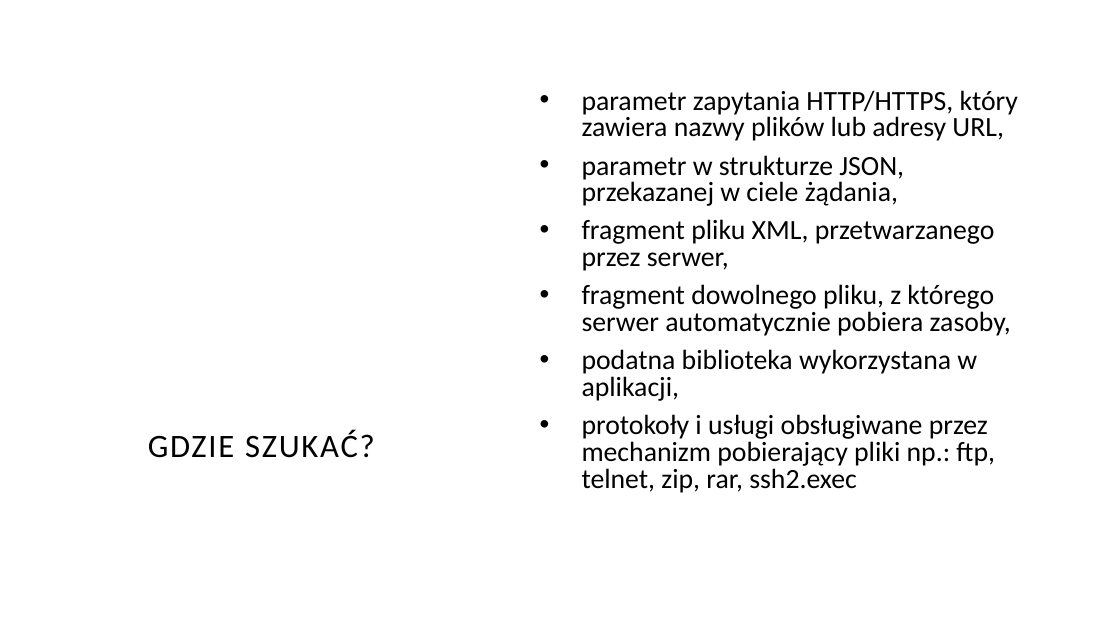
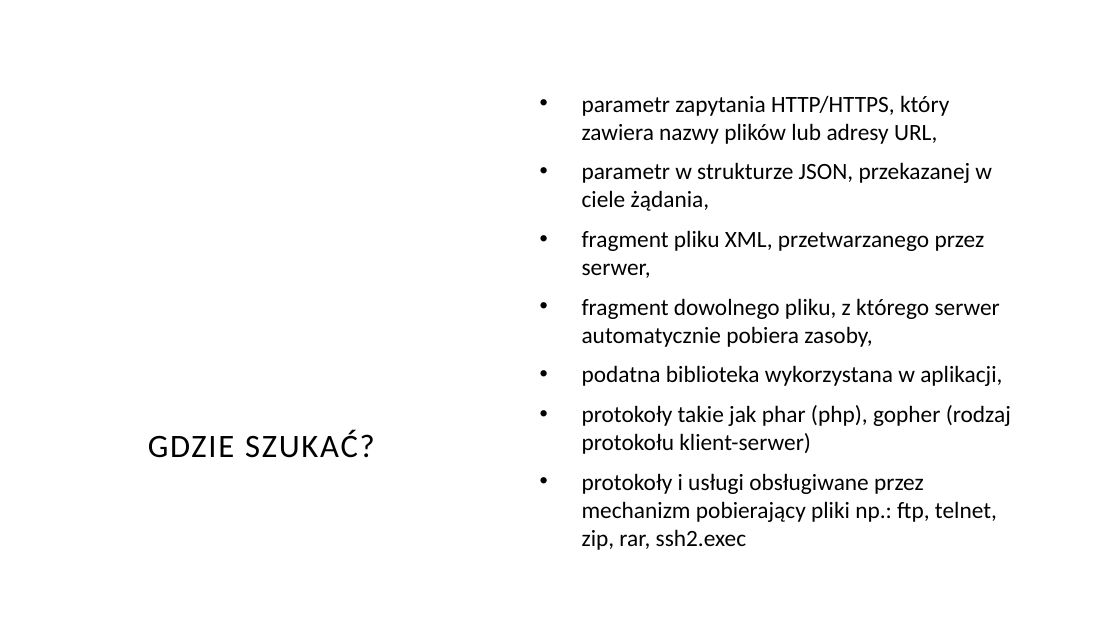
Before and after one commit to shionorix/SSRF-project, a slide deck: slide 3 of Podatność Server Side Request Forgery z wykorzystaniem strony.pptx. Drawn at 1120x630 pixels with LibreOffice and Linux fonts; fonts in the diff are those of the drawing; background and template pictures are left out. Boxes give left, top, right and bottom in pixels: in the first picture for what was removed or moved away, otherwise in the second. Text is boxed around its words. In the diff, an @@ line names an element or a change of style, - is before the commit and + after.

```diff
--- a/Podatność Server Side Request Forgery z wykorzystaniem strony.pptx
+++ b/Podatność Server Side Request Forgery z wykorzystaniem strony.pptx
@@ text at [582, 95, 1002, 550]: size 23.8 to 20 pt in "parametr zapytania HTTP/HTTPS, który zawiera nazwy plików ...", "parametr w strukturze JSON, przekazanej w ciele ...", "fragment pliku XML, przetwarzanego przez serwer,", "fragment dowolnego pliku, z którego serwer automatycznie ..." and 2 more places; line spacing 0.8 to 1 @@
@@ text at [582, 405, 1011, 454]: paragraph added @@
+• protokoły takie jak phar (php), gopher (rodzaj protokołu klient-serwer)
```
Also in this commit, not shown: 1 other file.
